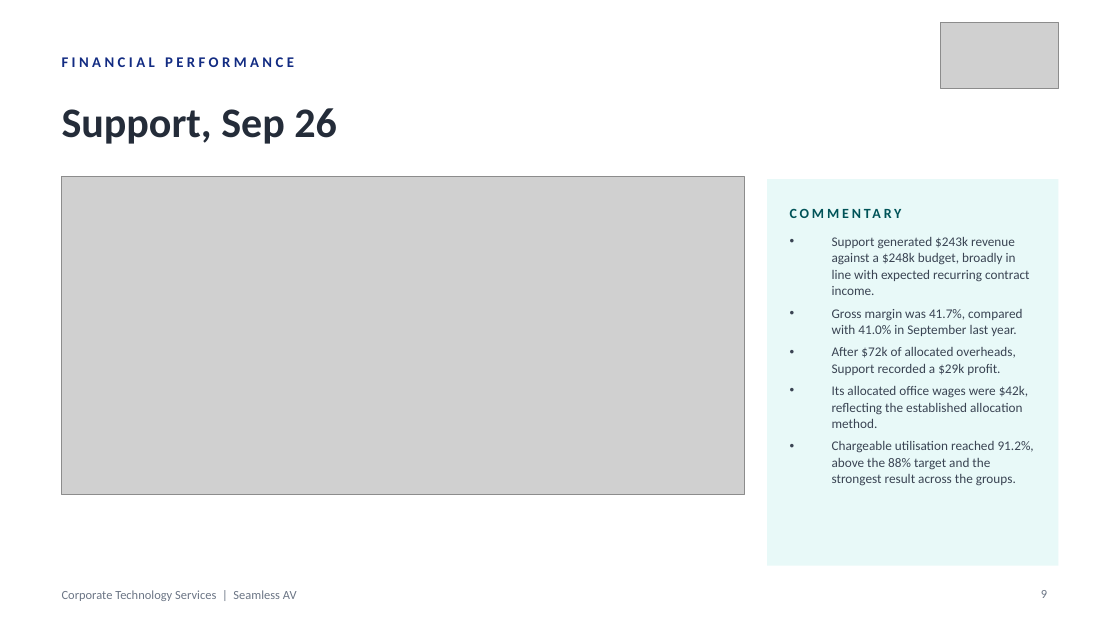
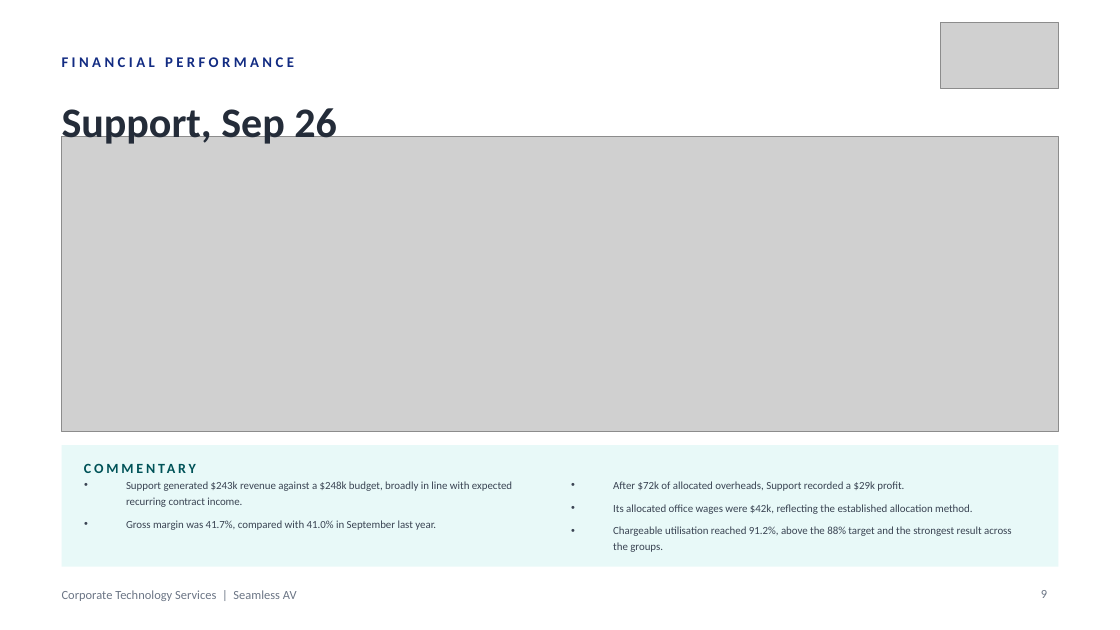
Before and after one commit to WesleyNelson-O33/Claude, a slide deck: slide 9 of deck/CTS Monthly Business Review - 30092026.pptx. Drawn at 1120x630 pixels with LibreOffice and Linux fonts; fonts in the diff are those of the drawing; grey boxes stand for pictures. Boxes give left, top, right and bottom in pixels: in the first picture for what was removed or moved away, otherwise in the second. Text is boxed around its words. In the diff, an @@ line names an element or a change of style, - is before the commit and + after.

```diff
--- a/deck/CTS Monthly Business Review - 30092026.pptx
+++ b/deck/CTS Monthly Business Review - 30092026.pptx
@@ picture: place and size @@
-picture at (62, 177, 745, 495)
+picture at (62, 137, 1058, 432)
@@ text at (832, 237, 1029, 336): paragraphs removed @@
-• Support generated $243k revenue against a $248k budget, broadly in line with expected recurring contract income.
-• Gross margin was 41.7%, compared with 41.0% in September last year.
@@ rectangle: place and size @@
-rectangle at (767, 179, 1058, 566)
+rectangle at (62, 446, 1058, 567)
@@ text "COMMENTARY" rewrapped from (790, 199, 1036, 227) to (84, 455, 420, 483) @@
@@ text "After $72k of allocated overheads, ...": place and size @@
-text "After $72k of allocated overheads, ..." at (832, 237, 1034, 486)
+text "After $72k of allocated overheads, ..." at (613, 481, 1012, 552)
@@ text "After $72k of allocated overheads, ..." at (613, 481, 1012, 552): size 8.5 to 7 pt @@
@@ text added at (126, 481, 512, 530), 7 pt, text #3A4453 @@
+• Support generated $243k revenue against a $248k budget, broadly in line with expected recurring contract income.
+• Gross margin was 41.7%, compared with 41.0% in September last year.
```
Also in this commit, not shown: 6 other slides changed, 1 other file.
